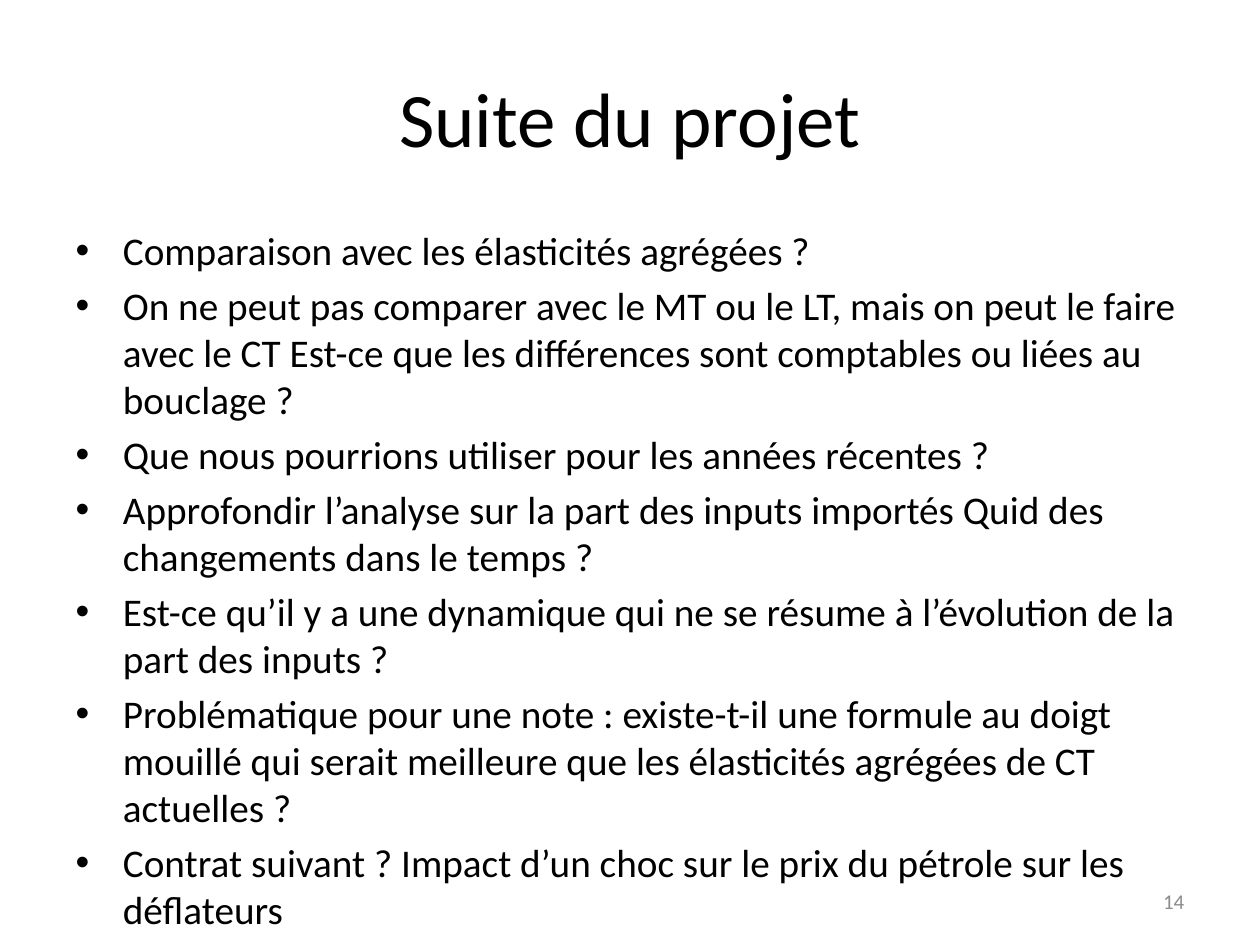
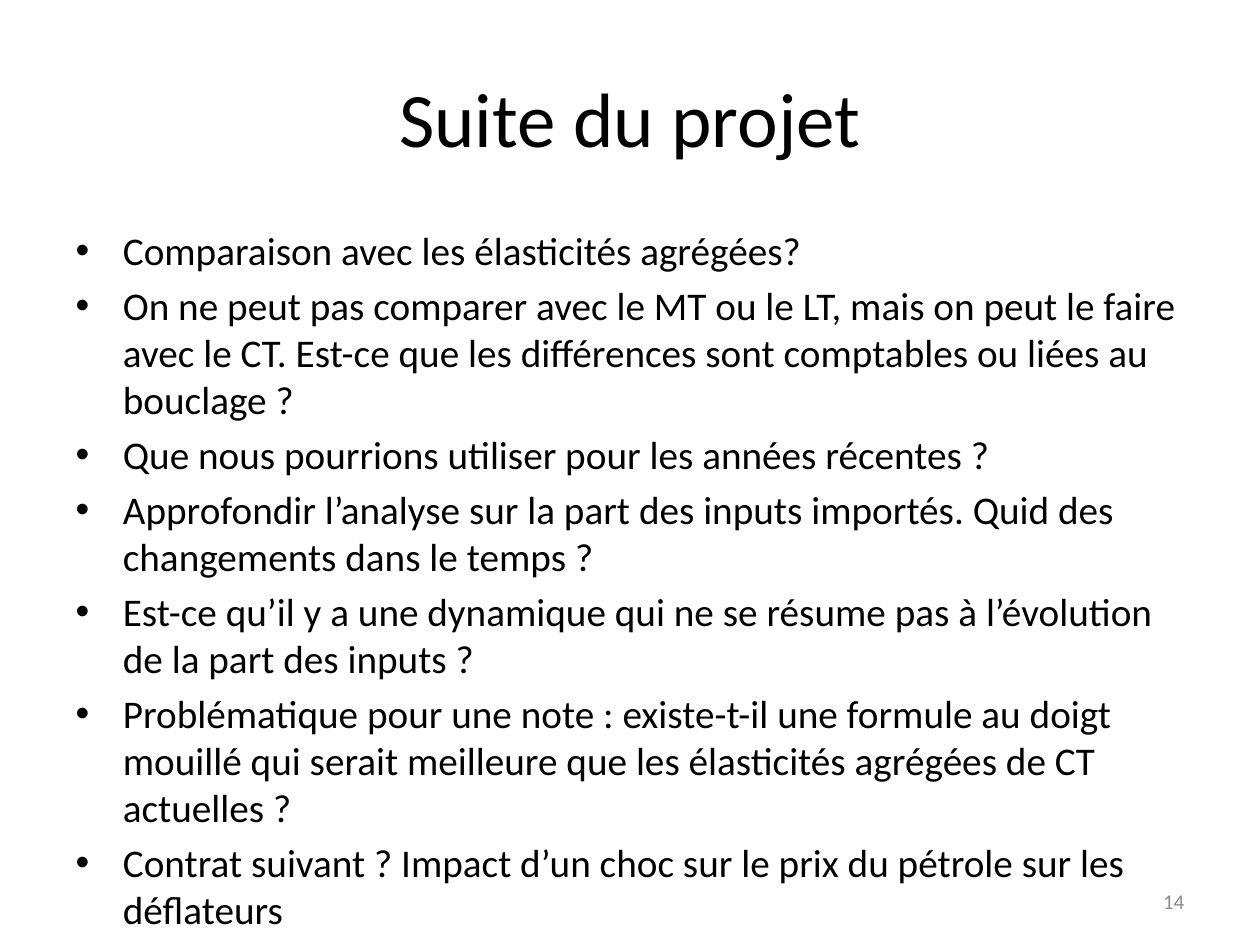
Before and after one commit to gdaudin/OFCE_CommerceVA, a slide deck: slide 14 of c17255-Point d’étape projet WIOD TIVA.pptx. Drawn at 1260x945 pixels with LibreOffice and Linux fonts; fonts in the diff are those of the drawing. Boxes give left, top, right and bottom in pixels: in the first picture for what was removed or moved away, otherwise in the second. Text is boxed around its words. In the diff, an @@ line names an element or a change of style, - is before the commit and + after.

```diff
--- a/c17255-Point d’étape projet WIOD TIVA.pptx
+++ b/c17255-Point d’étape projet WIOD TIVA.pptx
@@ text at (123,237,1175,421): text changed @@
-• Comparaison avec les élasticités agrégées ?
-• On ne peut pas comparer avec le MT ou le LT, mais on peut le faire avec le CT Est-ce que les différences sont comptables ou liées au bouclage ?
+• Comparaison avec les élasticités agrégées?
+• On ne peut pas comparer avec le MT ou le LT, mais on peut le faire avec le CT. Est-ce que les différences sont comptables ou liées au bouclage ?
@@ text at (123,496,1152,680): text changed @@
-• Approfondir l’analyse sur la part des inputs importés Quid des changements dans le temps ?
-• Est-ce qu’il y a une dynamique qui ne se résume à l’évolution de la part des inputs ?
+• Approfondir l’analyse sur la part des inputs importés. Quid des changements dans le temps ?
+• Est-ce qu’il y a une dynamique qui ne se résume pas à l’évolution de la part des inputs ?
```
Also in this commit, not shown: 6 other slides changed.
